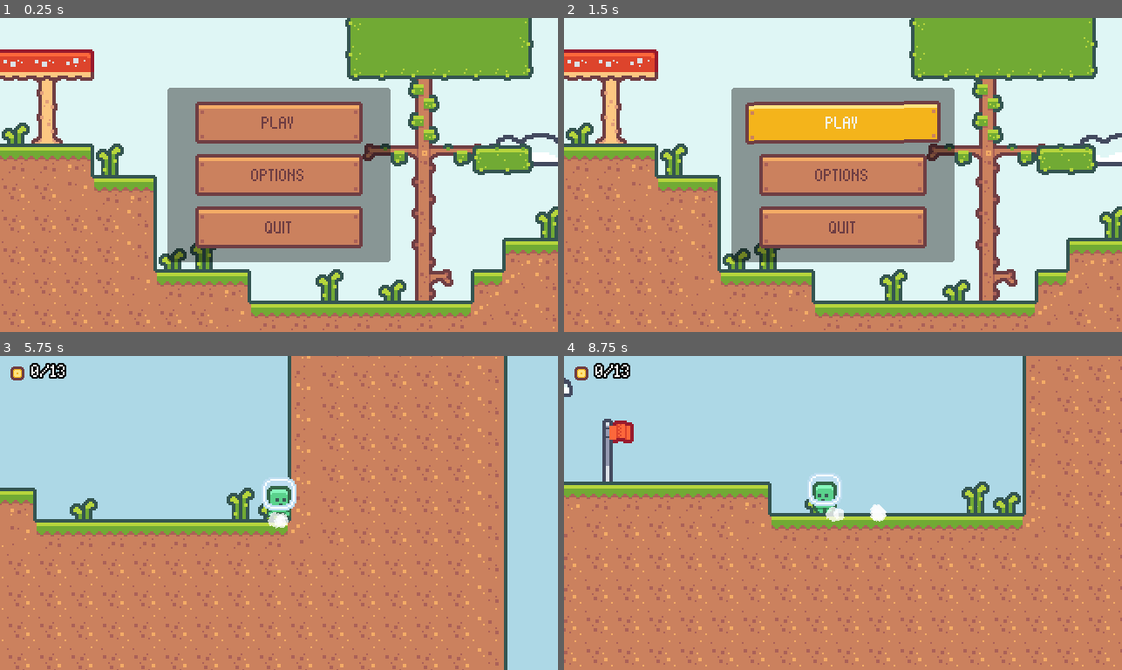
Above: before the commit, frames 1-4 (two rows, left to right).
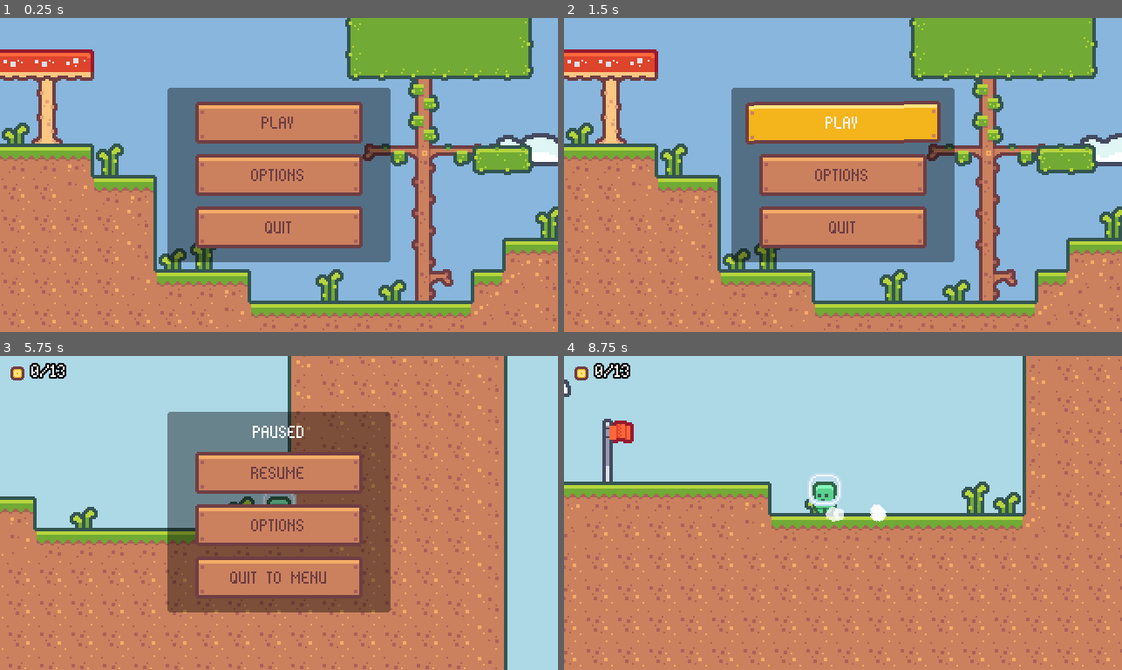
Above: after the commit, the same moments.

Repository: rprav-n/2D-Platformer
Game: Godot game, scene res://scenes/ui/main_menu/main_menu.tscn
Same seed, same stepped clock (60 frames per second), same inputs: the game is played once before the commit and once after it. Before the commit the project starts from res://scenes/main/main.tscn.
Inputs (mouse positions are in pixels of both pictures, inside the frame that each line leads up to):
- Up to frame 1 (0.25 s): no input
- Up to frame 2 (1.5 s): click "OPTIONS" at 0.5 s; click "PLAY" at 1.25 s
- Up to frame 3 (5.75 s): move the mouse to (401, 497) at 2.02 s; hold Right (move_right) 2.03-3.53 s; tap Shift (dash) every 0.75 s from 2.1 to 5.1 s; tap Space (jump) at 2.27, 3.02, 4.52, 5.27 s; move the mouse to (167, 528) at 2.77 s; move the mouse to (334, 443) at 3.52 s; hold A (move_left) 3.53-4.28 s; move the mouse to (251, 575) at 4.27 s; hold Right (move_right) from 4.28 s (still down); move the mouse to (446, 560) at 5.02 s; tap Escape (pause, bound only after the commit) at 5.65 s
- Up to frame 4 (8.75 s): release Right (move_right) at 5.75 s; click (843, 472) at 5.75 s, where only the run after the commit has a clickable "RESUME"; move the mouse to (675, 465) at 6.52 s; hold A (move_left) 6.53-7.28 s; tap Shift (dash) at 6.6, 7.35, 8.1 s; tap Space (jump) at 6.77, 8.27 s; move the mouse to (870, 513) at 7.27 s; hold Right (move_right) 7.28-8.03 s; move the mouse to (759, 434) at 8.02 s; hold A (move_left) from 8.03 s (still down)

The runs differ from the first frame. In frame 1, 45% of the frame differs, in the area x 0-100%, y 0-90%; in frame 2, 44%; in frame 3, 29%; in frame 4, less than 0.1%.

Commit message:
Added Pause Menu

Diff:
--- a/project.godot
+++ b/project.godot
@@ -11,7 +11,7 @@
 [application]
 
 config/name="2D Platformer"
-run/main_scene="res://scenes/main/main.tscn"
+run/main_scene="res://scenes/ui/main_menu/main_menu.tscn"
 config/features=PackedStringArray("4.1", "GL Compatibility")
 config/icon="res://icon.svg"
 
@@ -53,6 +53,12 @@
 "events": [Object(InputEventKey,"resource_local_to_scene":false,"resource_name":"","device":-1,"window_id":0,"alt_press …(182 unchanged characters)…
 ]
 }
+pause={
+"deadzone": 0.5,
+"events": [Object(InputEventKey,"resource_local_to_scene":false,"resource_name":"","device":-1,"window_id":0,"alt_pressed":false,"shift_pressed":false,"ctrl_pressed":false,"meta_pressed":false,"pressed":false,"keycode":0,"physical_keycode":4194305,"key_label":0,"unicode":0,"echo":false,"script":null)
+, Object(InputEventKey,"resource_local_to_scene":false,"resource_name":"","device":-1,"window_id":0,"alt_pressed":false,"shift_pressed":false,"ctrl_pressed":false,"meta_pressed":false,"pressed":false,"keycode":0,"physical_keycode":80,"key_label":0,"unicode":112,"echo":false,"script":null)
+]
+}
 
 [layer_names]
 
--- a/scenes/base_level/base_level.gd
+++ b/scenes/base_level/base_level.gd
@@ -6,6 +6,7 @@
 @export var level_comlpete_scene: PackedScene
 
 var player_scene: PackedScene = preload("res://scenes/player/player.tscn")
+var pause_scene: PackedScene = preload("res://scenes/ui/pause_menu/pause_menu.tscn")
 var spawn_position: Vector2 = Vector2.ZERO
 
 @onready var player: Player = $Player
@@ -24,6 +25,12 @@
 
 	GameEvent.update_coin_count_ui.emit(total_coins, collected_coins)
 	GameEvent.player_coin_collect.connect(_on_player_coin_collect)
+
+
+func _unhandled_input(event: InputEvent):
+	if event.is_action_pressed("pause"):
+		var pause: PauseMenu = pause_scene.instantiate() as PauseMenu
+		add_child(pause)
 
 
 func register_player(player_node: Player):
--- a/scenes/ui/buttons/animated_button.gd
+++ b/scenes/ui/buttons/animated_button.gd
@@ -4,6 +4,12 @@
 
 @onready var hover_animation_player: AnimationPlayer = $HoverAnimationPlayer
 @onready var click_animation_player: AnimationPlayer = $ClickAnimationPlayer
+
+
+func _ready():
+	mouse_entered.connect(_on_mouse_entered)
+	mouse_exited.connect(_on_mouse_exited)
+	pressed.connect(_on_pressed)
 
 
 func _on_mouse_entered():
--- a/scenes/ui/buttons/animated_button.tscn
+++ b/scenes/ui/buttons/animated_button.tscn
@@ -65,7 +65,3 @@
 libraries = {
 "": SubResource("AnimationLibrary_svvkw")
 }
-
-[connection signal="mouse_entered" from="." to="." method="_on_mouse_entered"]
-[connection signal="mouse_exited" from="." to="." method="_on_mouse_exited"]
-[connection signal="pressed" from="." to="." method="_on_pressed"]
--- a/scenes/ui/level_ui/level_ui.tscn
+++ b/scenes/ui/level_ui/level_ui.tscn
@@ -30,7 +30,6 @@
 
 [node name="HBoxContainer" type="HBoxContainer" parent="MarginContainer/VBoxContainer"]
 layout_mode = 2
-size_flags_horizontal = 0
 theme_override_constants/separation = 2
 
 [node name="TextureRect" type="TextureRect" parent="MarginContainer/VBoxContainer/HBoxContainer"]
@@ -45,4 +44,5 @@
 layout_mode = 2
 theme_override_colors/font_outline_color = Color(0, 0, 0, 1)
 theme_override_constants/outline_size = 4
+theme_override_constants/line_spacing = 0
 text = "10/32"
--- a/scenes/ui/main_menu/main_menu.gd
+++ b/scenes/ui/main_menu/main_menu.gd
@@ -6,8 +6,10 @@
 @onready var option_button: Button = %OptionButton
 @onready var quit_button: Button = %QuitButton
 
+@export var background_color: Color
 
 func _ready():
+	RenderingServer.set_default_clear_color(background_color)
 	play_button.pressed.connect(_on_play_button_pressed)
 	quit_button.pressed.connect(_on_quit_button_pressed)
 
--- a/scenes/ui/main_menu/main_menu.tscn
+++ b/scenes/ui/main_menu/main_menu.tscn
@@ -10,6 +10,7 @@
 
 [node name="MainMenu" type="CanvasLayer"]
 script = ExtResource("1_2ja87")
+background_color = Color(0.533333, 0.713726, 0.866667, 1)
 
 [node name="Node2D" type="Node2D" parent="."]
 
--- /dev/null
+++ b/scenes/ui/pause_menu/pause_menu.gd
@@ -0,0 +1,29 @@
+class_name PauseMenu
+
+extends CanvasLayer
+
+
+func _ready():
+	get_tree().paused = true
+
+
+func _unhandled_input(event: InputEvent):
+	if event.is_action_pressed("pause"):
+		unpause()
+		get_viewport().set_input_as_handled()
+
+func unpause():
+	queue_free()
+	get_tree().paused = false
+
+func _on_resume_button_pressed():
+	unpause()
+
+
+func _on_options_button_pressed():
+	pass
+
+
+func _on_quit_to_menu_button_pressed():
+	unpause()
+	ScreenTransitionManager.transition_to_scene("res://scenes/ui/main_menu/main_menu.tscn")
--- /dev/null
+++ b/scenes/ui/pause_menu/pause_menu.tscn
@@ -0,0 +1,55 @@
+[gd_scene load_steps=4 format=3 uid="uid://kvb8u44egrrm"]
+
+[ext_resource type="Theme" uid="uid://c2d2vxclxkr4l" path="res://resources/theme.tres" id="1_2l47f"]
+[ext_resource type="Script" path="res://scenes/ui/pause_menu/pause_menu.gd" id="1_jtkbc"]
+[ext_resource type="PackedScene" uid="uid://csnql7nxh0ab5" path="res://scenes/ui/buttons/animated_button.tscn" id="2_vxesi"]
+
+[node name="PauseMenu" type="CanvasLayer"]
+process_mode = 3
+script = ExtResource("1_jtkbc")
+
+[node name="MarginContainer" type="MarginContainer" parent="."]
+anchors_preset = 15
+anchor_right = 1.0
+anchor_bottom = 1.0
+grow_horizontal = 2
+grow_vertical = 2
+theme = ExtResource("1_2l47f")
+
+[node name="PanelContainer" type="PanelContainer" parent="MarginContainer"]
+layout_mode = 2
+size_flags_horizontal = 4
+size_flags_vertical = 4
+
+[node name="MarginContainer" type="MarginContainer" parent="MarginContainer/PanelContainer"]
+layout_mode = 2
+theme_override_constants/margin_left = 8
+theme_override_constants/margin_top = 8
+theme_override_constants/margin_right = 8
+theme_override_constants/margin_bottom = 8
+
+[node name="VBoxContainer" type="VBoxContainer" parent="MarginContainer/PanelContainer/MarginContainer"]
+custom_minimum_size = Vector2(112, 0)
+layout_mode = 2
+theme_override_constants/separation = 6
+
+[node name="Label" type="Label" parent="MarginContainer/PanelContainer/MarginContainer/VBoxContainer"]
+layout_mode = 2
+text = "PAUSED"
+horizontal_alignment = 1
+
+[node name="ResumeButton" parent="MarginContainer/PanelContainer/MarginContainer/VBoxContainer" instance=ExtResource("2_vxesi")]
+layout_mode = 2
+text = "RESUME"
+
+[node name="OptionsButton" parent="MarginContainer/PanelContainer/MarginContainer/VBoxContainer" instance=ExtResource("2_vxesi")]
+layout_mode = 2
+text = "OPTIONS"
+
+[node name="QuitToMenuButton" parent="MarginContainer/PanelContainer/MarginContainer/VBoxContainer" instance=ExtResource("2_vxesi")]
+layout_mode = 2
+text = "QUIT TO MENU"
+
+[connection signal="pressed" from="MarginContainer/PanelContainer/MarginContainer/VBoxContainer/ResumeButton" to="." method="_on_resume_button_pressed"]
+[connection signal="pressed" from="MarginContainer/PanelContainer/MarginContainer/VBoxContainer/OptionsButton" to="." method="_on_options_button_pressed"]
+[connection signal="pressed" from="MarginContainer/PanelContainer/MarginContainer/VBoxContainer/QuitToMenuButton" to="." method="_on_quit_to_menu_button_pressed"]
